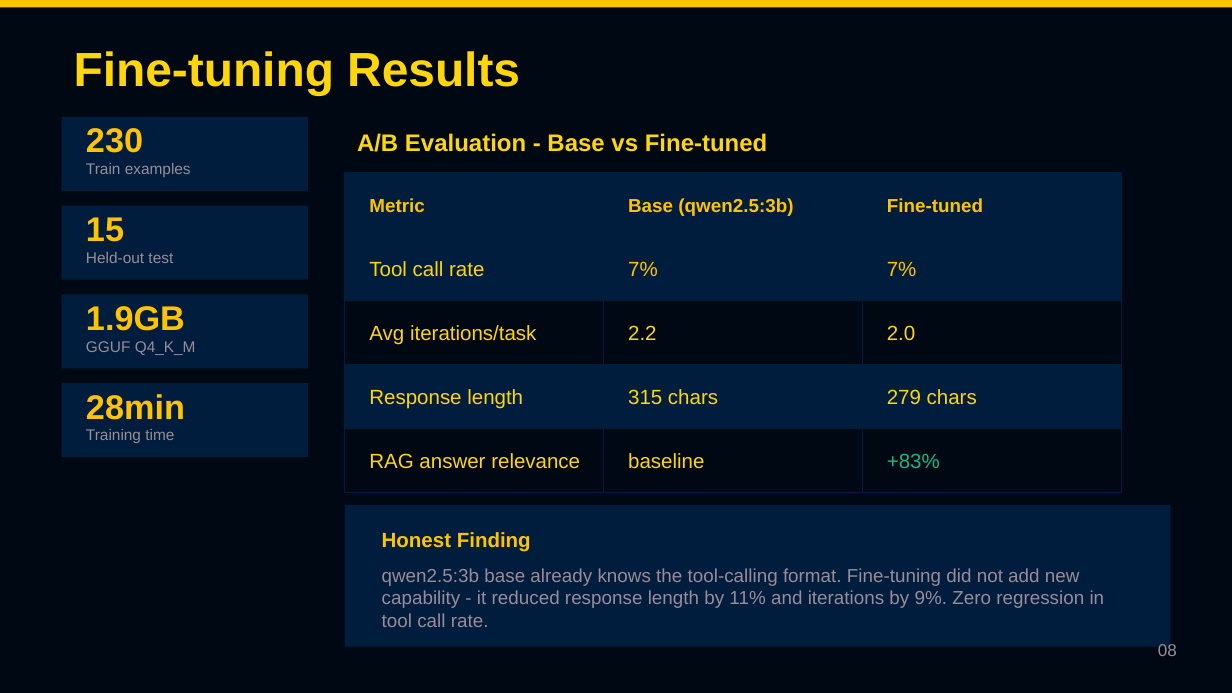
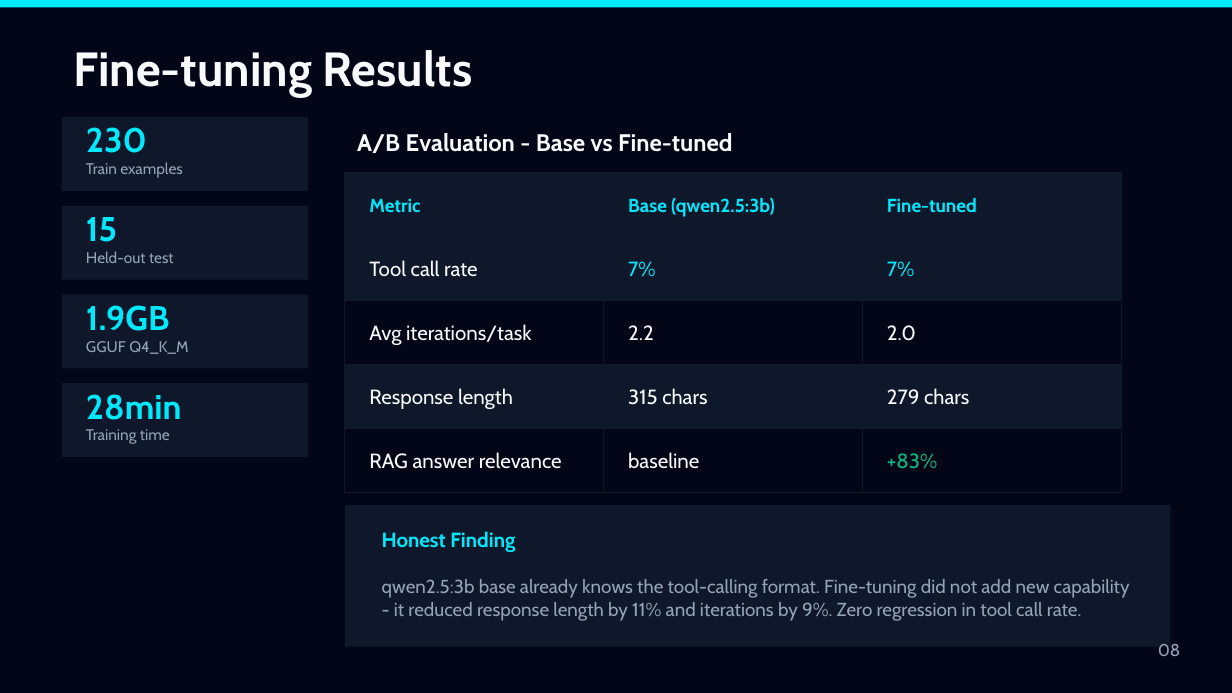
Before and after one commit to alvrooperez/LLM-agent, a slide deck: slide 8 of app/slides/output/ai-engineering-portfolio.pptx. Drawn at 1232x693 pixels with LibreOffice and Linux fonts; fonts in the diff are those of the drawing. Boxes give left, top, right and bottom in pixels: in the first picture for what was removed or moved away, otherwise in the second. Text is boxed around its words. In the diff, an @@ line names an element or a change of style, - is before the commit and + after.

Commit message:
feat(presentation): improve portfolio slides style and add interactive web presentation

```diff
--- a/app/slides/output/ai-engineering-portfolio.pptx
+++ b/app/slides/output/ai-engineering-portfolio.pptx
@@ rectangle at <box>0,0,1232,692</box>: fill #000814 to #020617 @@
@@ rectangle at <box>0,0,1232,7</box>: fill #FFC300 to #00EAFF @@
@@ fill #001D3D to #0F172A; outline #001D3D 0.5 pt to #0F172A 0.5 pt in 9 elements at <box>345,172,604,237</box>, <box>604,172,862,237</box>, <box>862,172,1121,237</box>, <box>345,237,604,301</box>, <box>604,237,862,301</box>, <box>862,237,1121,301</box>, <box>345,365,604,429</box>, <box>604,365,862,429</box>, <box>862,365,1121,429</box> @@
@@ font Arial to Cabin, text colour #FFD60A to #F8FAFC in 11 elements at <box>74,50,472,98</box>, <box>357,133,733,153</box>, <box>369,260,477,277</box>, <box>369,324,532,345</box>, <box>628,325,654,340</box>, <box>887,325,916,341</box>, <box>369,388,513,409</box>, <box>628,388,707,405</box>, <box>887,388,969,404</box>, <box>369,452,562,469</box>, <box>628,452,699,468</box> @@
@@ fill #000814 to #020617; outline #001D3D 0.5 pt to #0F172A 0.5 pt in 6 elements at <box>345,301,604,365</box>, <box>604,301,862,365</box>, <box>862,301,1121,365</box>, <box>345,429,604,493</box>, <box>604,429,862,493</box>, <box>862,429,1121,493</box> @@
@@ text "+83%" at <box>887,453,937,469</box>: font Arial to Cabin @@
@@ fill #001D3D to #0F172A in 5 elements at <box>62,117,308,191</box>, <box>62,206,308,280</box>, <box>62,294,308,368</box>, <box>62,383,308,457</box>, <box>345,505,1170,647</box> @@
@@ font Arial to Cabin, text colour #FFC300 to #00EAFF in 10 elements at <box>86,127,147,153</box>, <box>86,217,117,242</box>, <box>86,305,170,331</box>, <box>86,394,182,420</box>, <box>369,199,420,212</box>, <box>628,198,775,217</box>, <box>887,198,977,212</box>, <box>628,261,656,277</box>, <box>887,261,915,277</box>, <box>382,531,515,552</box> @@
@@ font Arial to Cabin, text colour #9A8C98 to #94A3B8 in 6 elements at <box>86,162,182,178</box>, <box>86,251,174,263</box>, <box>86,341,188,354</box>, <box>86,429,170,444</box>, <box>382,579,1130,621</box>, <box>1158,644,1181,656</box> @@
```
Also in this commit, not shown: 13 other slides changed, 16 other files.
